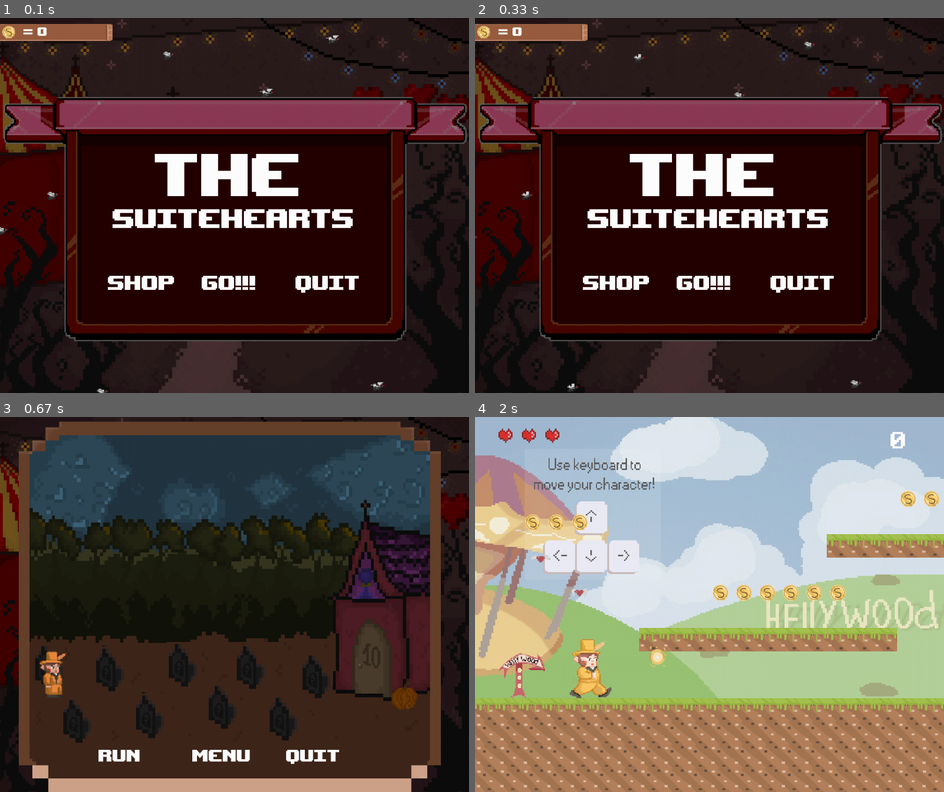
Above: before the commit, frames 1-4 (two rows, left to right).
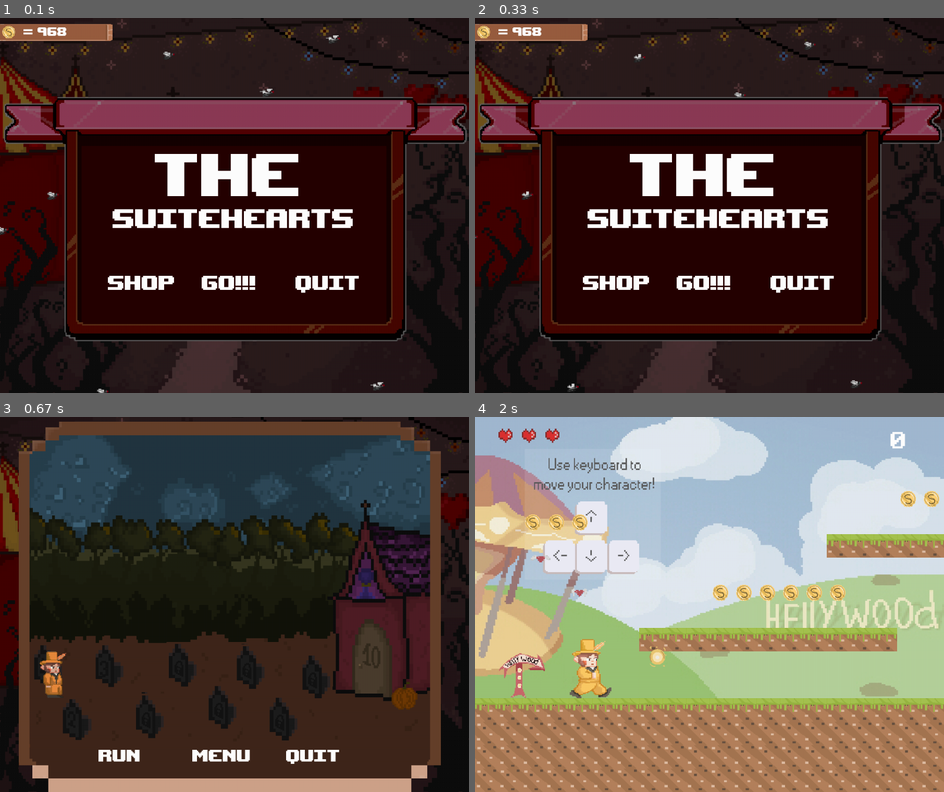
Above: after the commit, the same moments.

Repository: alisselisss/pygame-project
Game: pygame game, started from ggoodgamegg.version3.0.py
Same seed, same stepped clock (60 frames per second), same inputs: the game is played once before the commit and once after it.
Inputs (mouse positions are in pixels of both pictures, inside the frame that each line leads up to):
- Up to frame 1 (0.1 s): no input
- Up to frame 2 (0.33 s): no input
- Up to frame 3 (0.67 s): click "Go!!!" at 0.38 s
- Up to frame 4 (2 s): click (582, 672) at 0.72 s; click (521, 668) at 1.05 s; click "Run" at 1.38 s; hold Space from 1.67 s (still down); hold Right from 1.67 s (still down); move the mouse to (564, 548) at 1.7 s

The runs differ from the first frame. In frame 1, 0.1% of the frame differs, in the area x 8-15%, y 2-5%; in frame 2, 0.1%; in frame 3, 0.1%, in the area x 7-26%, y 60-87%; in frame 4, nothing differs.

Commit message:
21.01.21 алиса и даша все допоправили, написали пояснительную записку

Diff:
--- a/data/map_10.map
+++ b/data/map_10.map
@@ -2,11 +2,11 @@
 /....................................,...,,,..,,,..,,,...,,.................................../
 /.....################################....#....#....#....################################...../
 /....../,.,.,.,.,.,.,.,../TTTTTTTTTTT..........k........./i..k........................./i...../
-/....../.,.,.,.,.,.,.,.4./.............................../i............................/i...../
-/##..../,.,.,.,.,.,.,.,../.............................../i...............4............/....##/
+/....../.,.,.,.,.,.,.,.4./.............................../i...............4............/i...../
+/##..../,.,.,.,.,.,.,.,../.............................../i............................/....##/
 /i.#.../.,..........#####/.......................##....../i..##..#..###..##..##..#...../....../
-/i...../,.,............................................../i....................../...../....../
-/i...../.,..2............................................/ttttttttttttttttttttttt/...../....../
+/i...../,.,..2.........................................../i....................../...../....../
+/i...../.,.............................................../ttttttttttttttttttttttt/...../....../
 /.....#/,.,####..............................5..........#/#######################/....#/#...../
 /....../.,...k/..............................................,.,.,.,.,.,.,.,.........../i...../
 /..@.../,.,4../i...................1........................,.,.,.,.,.,.,.,.,...1....../i...e./
--- a/ggoodgamegg.version3.0.py
+++ b/ggoodgamegg.version3.0.py
@@ -15,7 +15,7 @@
 choosen_level = 1
 
 
-def load_image(name, colorkey=None):
+def load_image(name):
     # загружаем изображения
     fullname = os.path.join('data', name)
     if not os.path.isfile(fullname):
@@ -90,7 +90,9 @@
     return new_player
 
 
-def draw_hearts(lives):
+# Отрисовка сердец, надписей, монет и ключей, обрезание картинок для анимаций
+
+def draw_hearts(lives):  # рисуем сердечки
     global hearts_group
     hearts_group = pygame.sprite.Group()
     for i in range(lives):
@@ -102,7 +104,7 @@
         heart.add(hearts_group)
 
 
-def draw_keys(keys):
+def draw_keys(keys):  # рисуем ключи на 10-м уровне
     global my_keys_group
     for i in range(keys):
         key = pygame.sprite.Sprite()
@@ -114,13 +116,7 @@
         key.add(my_keys_group)
 
 
-def terminate():
-    pygame.quit()
-    write_progress()
-    sys.exit()
-
-
-def render(intro_text, text_coord):
+def render(intro_text, text_coord):  # рендеринг текста
     for i in range(len(intro_text)):
         font = pygame.font.Font("data/pixel3.ttf", 180 - i * 100)
         string_rendered = font.render(intro_text[i], 1, pygame.Color('white'))
@@ -132,7 +128,28 @@
         screen.blit(string_rendered, intro_rect)
 
 
-def start_screen():
+def my_money():  # отображение монет
+    ramka = pygame.transform.scale(load_image("card.png"), (800, 40))
+    screen.blit(ramka, (-300, 10))
+    screen.blit(pygame.transform.scale(tile_images['coin'], (40, 40)), (0, 10))
+    text_font = pygame.font.Font('data/pixel3.ttf', 35)
+    desc = text_font.render('= ' + str(progress_dict['player_coins']), 1, (255, 255, 255))
+    desc_rect = desc.get_rect(left=50, top=20)
+    screen.blit(desc, desc_rect)
+
+
+def cut_sheet(obj, sheet, columns, rows):  # разрезание картинок спрайта
+    obj.frames = []
+    obj.rect = pygame.Rect(0, 0, sheet.get_width() // columns,
+                           sheet.get_height() // rows)
+    for j in range(rows):
+        for i in range(columns):
+            frame_location = (obj.rect.w * i, obj.rect.h * j)
+            obj.frames.append(sheet.subsurface(pygame.Rect(
+                frame_location, obj.rect.size)))
+
+
+def start_screen():  # начальный экран
     global start
     start = True
     intro_text = ["THE",
@@ -153,7 +170,7 @@
     shop_btn = Button('Shop', 230, 550, button_group_start)
     quit_btn = Button('Quit', 630, 550, button_group_start)
 
-    pygame.time.set_timer(pygame.USEREVENT, 50)
+    # pygame.time.set_timer(pygame.USEREVENT, 50)
     while True:
         screen.blit(background_image, [0, 0])
         decorative_group.draw(screen)
@@ -192,17 +209,7 @@
         clock.tick(FPS)
 
 
-def my_money():
-    ramka = pygame.transform.scale(load_image("card.png"), (800, 40))
-    screen.blit(ramka, (-300, 10))
-    screen.blit(pygame.transform.scale(tile_images['coin'], (40, 40)), (0, 10))
-    text_font = pygame.font.Font('data/pixel3.ttf', 35)
-    desc = text_font.render('= ' + str(progress_dict['player_coins']), 1, (255, 255, 255))
-    desc_rect = desc.get_rect(left=50, top=20)
-    screen.blit(desc, desc_rect)
-
-
-def level_menu():
+def level_menu():  # карта уровней
     global start, choosen_level
     start = False
 
@@ -213,6 +220,9 @@
     run_btn = Button('Run', 210, 710, button_group, little=1)
     menu_btn = Button('Menu', 410, 710, button_group, little=1)
     quit_btn = Button('Quit', 610, 710, button_group, little=1)
+
+    if not choosen_level:
+        choosen_level = 1
 
     level_1_rect = pygame.Rect(70, 485, 70, 100)
     level_2_rect = pygame.Rect(130, 600, 70, 100)
@@ -304,7 +314,7 @@
         clock.tick(FPS)
 
 
-def shop():
+def shop():  # окно магазина
     global start
     start = False
     pixel_font = pygame.font.Font('data/pixel3.ttf', 100)
@@ -447,7 +457,7 @@
         clock.tick(FPS)
 
 
-def show_character(name, price, num):
+def show_character(name, price, num):  # показывать анимацию персонажа в магазине + информация о нём
     global choosen_character, choosen_price
     choosen_character = num
     choosen_price = price
@@ -499,7 +509,7 @@
     return frames, description
 
 
-def buy_character():
+def buy_character():  # кнопка совершения покупки в магазине
     global choosen_character, choosen_character_to_play, choosen_price
     text_font = pygame.font.Font('data/pixel3.ttf', 19)
     if progress_dict['player_coins'] >= choosen_price and not \
@@ -518,7 +528,7 @@
     return desc, desc_rect
 
 
-def end_screen():
+def end_screen():  # конечный экран (победа или поражение, определяется по player.win)
     global start, choosen_level, progress_dict
     pixel_font = pygame.font.Font('data/pixel3.ttf', 65)
     pixel_font2 = pygame.font.Font('data/pixel3.ttf', 30)
@@ -589,7 +599,7 @@
         restart_btn = Button('Restart', 220, 500, button_group)
         menu_btn = Button('Menu', 490, 500, button_group)
         quit_btn = Button('Quit', 670, 500, button_group)
-    pygame.time.set_timer(pygame.USEREVENT, 50)
+    # pygame.time.set_timer(pygame.USEREVENT, 50)
 
     while True:
         for event in pygame.event.get():
@@ -623,7 +633,7 @@
         clock.tick(FPS)
 
 
-def restart():
+def restart():  # сброс уровня, рестарт
     global player, camera, background, background_rect, start, level_map, tile_images, my_keys_group
     start = False
     for sprite in all_sprites:
@@ -636,6 +646,8 @@
         surface_group.remove(sprite)
     for sprite in coin_group:
         coin_group.remove(sprite)
+    for sprite in key_group:
+        key_group.remove(sprite)
     for sprite in thorns_group:
         thorns_group.remove(sprite)
     for sprite in end_group:
@@ -652,25 +664,19 @@
         level_map = load_level(eval(f'level_{choosen_level}_dict["level_map"]'))
         player = generate_level(level_map)
         my_keys_group = pygame.sprite.Group()
-
         draw_hearts(player.lives)
         camera = Camera()
         camera.update(player)
         pygame.time.set_timer(pygame.USEREVENT, 1500)
 
 
-def cut_sheet(obj, sheet, columns, rows):
-    obj.frames = []
-    obj.rect = pygame.Rect(0, 0, sheet.get_width() // columns,
-                           sheet.get_height() // rows)
-    for j in range(rows):
-        for i in range(columns):
-            frame_location = (obj.rect.w * i, obj.rect.h * j)
-            obj.frames.append(sheet.subsurface(pygame.Rect(
-                frame_location, obj.rect.size)))
-
-
-class Button(pygame.sprite.Sprite):
+def terminate():  # выход из пайгейма и питона в целом
+    pygame.quit()
+    write_progress()
+    sys.exit()
+
+
+class Button(pygame.sprite.Sprite):  # класс кнопок
     def __init__(self, text, pos_x, pos_y, group, little=0, light=True):
         super().__init__(group)
         self.light = light
@@ -696,7 +702,7 @@
                                      (int(self.rect.left + i * 10), int(self.rect.bottom + 5), 9, 9))
 
 
-class Decorative(pygame.sprite.Sprite):
+class Decorative(pygame.sprite.Sprite):  # класс декоративных украшений
     def __init__(self, pos_x, pos_y, img):
         super().__init__(all_sprites)
         self.image = img
@@ -766,7 +772,7 @@
             self.image = pygame.transform.scale(tile_images[tile_type], (300, 300))
 
 
-class Camera:
+class Camera:  # класс камеры
     def __init__(self):
         self.dx = 0
         self.dy = 0
@@ -781,7 +787,7 @@
         self.dy = 0
 
 
-class Enemy(pygame.sprite.Sprite):
+class Enemy(pygame.sprite.Sprite):  # основной класс врагов
     def __init__(self, pos_x, pos_y, img):
         super().__init__(enemy_group, all_sprites)
         self.image = img
@@ -810,7 +816,7 @@
         self.image = pygame.transform.flip(self.enemy_image, self.left, False)
 
 
-class Enemy_1(Enemy):
+class Enemy_1(Enemy):  # класс движущихся врагов
     def update(self):
         self.step += 1
         self.change_frame()
@@ -821,12 +827,12 @@
         self.abs_pos[0] += self.speedx * FPS / 1000
 
 
-class Enemy_2(Enemy):
+class Enemy_2(Enemy):  # еще один класс врагов...
     def update(self):
         self.change_frame()
 
 
-class Enemy_5(Enemy):
+class Enemy_5(Enemy):  # класс главного злодея
     def update(self):
         if self.speedx != 0:
             self.change_frame()
@@ -854,7 +860,7 @@
             self.check = False
 
 
-class Player(pygame.sprite.Sprite):
+class Player(pygame.sprite.Sprite):  # класс игрока
     def __init__(self, pos_x, pos_y):
         global choosen_character_to_play
         super().__init__(player_group, all_sprites)
@@ -894,7 +900,8 @@
         self.cur_frame = 1
         self.image = self.frames[self.cur_frame]
         self.image = pygame.transform.scale(self.image, (97, 130))
-        self.player_image = self.image  # копия картинки персонажа, нужна для того чтобы по ней переворачивать картинку персонажа при ходьбе
+        self.player_image = self.image  # копия картинки персонажа, нужна для того чтобы по ней переворачивать
+        # картинку персонажа при ходьбе
         self.rect = pygame.Rect(0, 0, self.image.get_width() - 20, self.image.get_height())
 
         self.rect.left = pos_x * tile_width
@@ -903,6 +910,7 @@
     def transparency(self):
         pun = pygame.mixer.Sound('data/target.mp3')
         pun.play()
+        print(self.timer)
         self.become_trans = True
         x, y = self.rect.x, self.rect.y
         self.transparent_mod = True
@@ -919,6 +927,9 @@
         pun = pygame.mixer.Sound('data/target.mp3')
         pun.play()
         x, y = self.rect.x, self.rect.y
+
+        self.transparent_mod = False
+        self.become_trans = True
 
         cut_sheet(self, load_image('hero3.png'), 3, 1)
         self.cur_frame = 1
@@ -999,23 +1010,22 @@
             if sprite != self and sprite not in player_group:
                 camera.apply(sprite)
         # проверяем столкновение с врагом
-        if self.damage and self.timer == 1:
-            self.timer = 0
-            self.transparent_mod = False
+
+        if self.timer == 1:
             self.damage = False
         for sprite in pygame.sprite.spritecollide(self, enemy_group, False) + pygame.sprite.spritecollide(self,
                                                                                                           thorns_group,
                                                                                                           False):
             if self.transparent_mod:
+                self.damage = True
+                if self.timer == 1:
+                    self.untransparency()
                 self.timer = 0
-                pygame.time.set_timer(pygame.USEREVENT, 1500)
-                self.untransparency()
             else:
                 if not self.damage:
                     self.lives -= 1
                     self.damage = True
                     self.timer = 0
-                    pygame.time.set_timer(pygame.USEREVENT, 1500)
                     draw_hearts(self.lives)
 
         if self.lives == 0:
@@ -1045,14 +1055,13 @@
         self.player_image = self.frames[round(self.cur_frame) % len(self.frames)]
         self.player_image = pygame.transform.scale(self.player_image, (97, 130))
         self.image = pygame.transform.flip(self.player_image, self.left, False)
-        if self.damage and (not self.transparent_mod or self.transparent_mod is None):
+        if self.damage and ((not self.transparent_mod and self.become_trans) or self.transparent_mod is None):
             self.drop()
 
     def on_the_ground(self):
         # проверка стоит ли наш персонаж на земле
         for sprite in pygame.sprite.spritecollide(self, surface_group, False):
             if sprite.rect.top - 23 > self.rect.centery and sprite.tile_type == 'beautiful_surface':
-                # if not self.bad_moment:
                 self.start_camera_dy = camera.dy
                 self.rect.bottom = sprite.rect.top + 1
                 self.jump = False
@@ -1247,17 +1256,16 @@
                 write_progress()
                 running = False
             if event.type == pygame.USEREVENT:
-                # if player.damage or (player.transparent_mod or player.transparent_mod is None):
                 player.timer += 1
-                # else:
-                #    pygame.time.set_timer(pygame.USEREVENT, 0)
             elif event.type == pygame.KEYDOWN:
                 if event.key == pygame.K_SPACE:  # здесь выстрел по нажатию пробела
                     player.shoot()
-                if event.key == pygame.K_z and choosen_character_to_play == 3:  # здесь если персонаж Donnie - делаем его невидимым
+                if event.key == pygame.K_z and choosen_character_to_play == 3:  # здесь если персонаж Donnie -
+                    # делаем его невидимым
                     if not player.become_trans:
                         player.transparency()
-                if event.key == pygame.K_z and choosen_character_to_play == 4:  # здесь если персонаж 4 - суперсила
+                if event.key == pygame.K_z and choosen_character_to_play == 4:  # здесь если персонаж Sandman - активируем
+                    # superbeam
                     player.super_beam()
         player.get_keys()
         coins = pixel_font.render(str(player.coins), 1, (255, 255, 255))
--- a/progress.txt
+++ b/progress.txt
@@ -1,16 +1,16 @@
-player_coins = 0
+player_coins = 968
 hero_1 = 1
-hero_2 = 0
-hero_3 = 0
-hero_4 = 0
-level_1 = 0
-level_2 = 0
-level_3 = 0
+hero_2 = 1
+hero_3 = 1
+hero_4 = 1
+level_1 = 1
+level_2 = 1
+level_3 = 1
 level_4 = 0
 level_5 = 0
 level_6 = 0
 level_7 = 0
 level_8 = 0
 level_9 = 0
-level_10 = 0
+level_10 = 1
 level_11 = 0
Binary file changed: data/key.png
Not shown, added: Poyasnitelnaya_zapiska.docx
